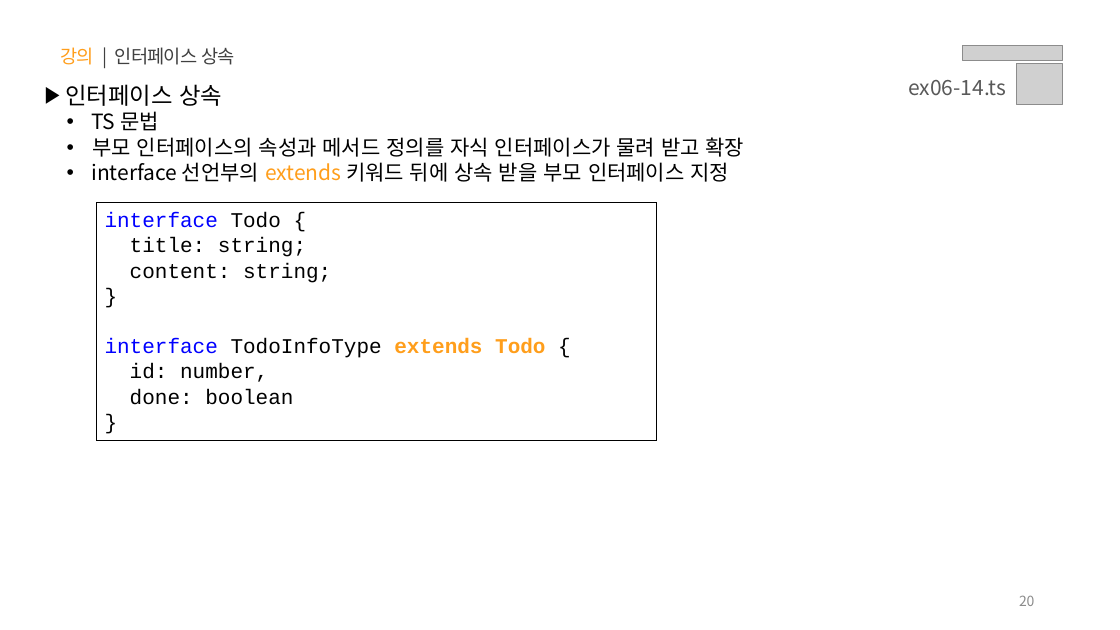
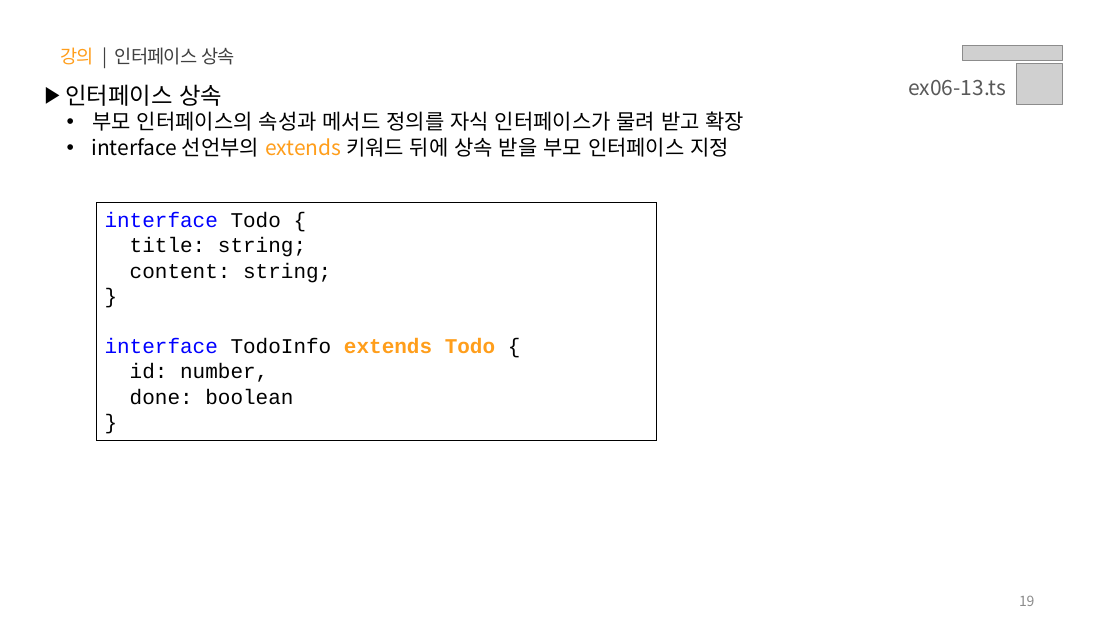
Before and after one commit to yebin-jeong/learn-js, a slide deck: slide 19 of PPT/06.자바스크립트 - 타입스크립트.pptx (slide 20 before the commit). Drawn at 1120x630 pixels with LibreOffice and Linux fonts; fonts in the diff are those of the drawing; grey boxes stand for pictures. Boxes give left, top, right and bottom in pixels: in the first picture for what was removed or moved away, otherwise in the second. Text is boxed around its words. In the diff, an @@ line names an element or a change of style, - is before the commit and + after.

```diff
--- a/PPT/06.자바스크립트 - 타입스크립트.pptx
+++ b/PPT/06.자바스크립트 - 타입스크립트.pptx
@@ text at bbox=[908, 80, 1006, 95]: text changed @@
-ex06-14.ts
+ex06-13.ts
@@ text at bbox=[91, 111, 159, 131]: paragraph removed @@
-  • TS 문법
@@ text in rectangle at bbox=[105, 338, 495, 354]: text changed; text colour #000000 to #FF9E1B @@
-interface TodoInfoType extends Todo {
+interface TodoInfo extends Todo {
@@ page number at bbox=[1019, 596, 1035, 606]: text changed @@
-20
+19
```
Also in this commit, not shown: 19 other slides changed, 3 slides added, 1 slide removed.
